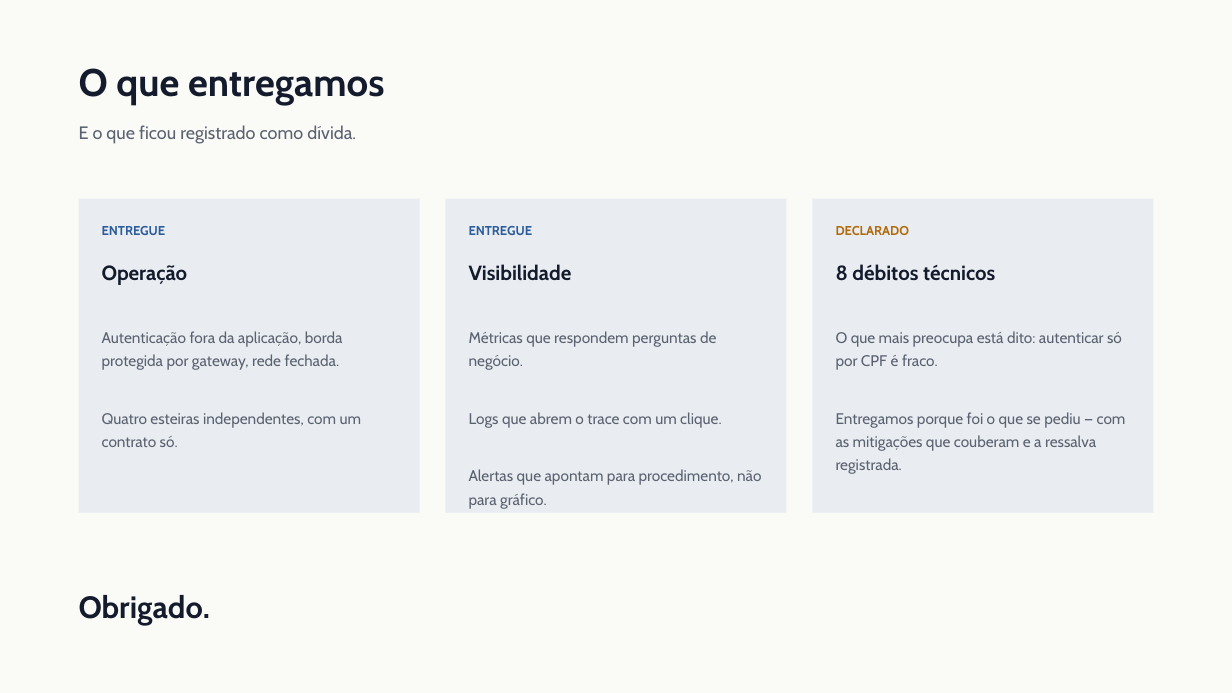
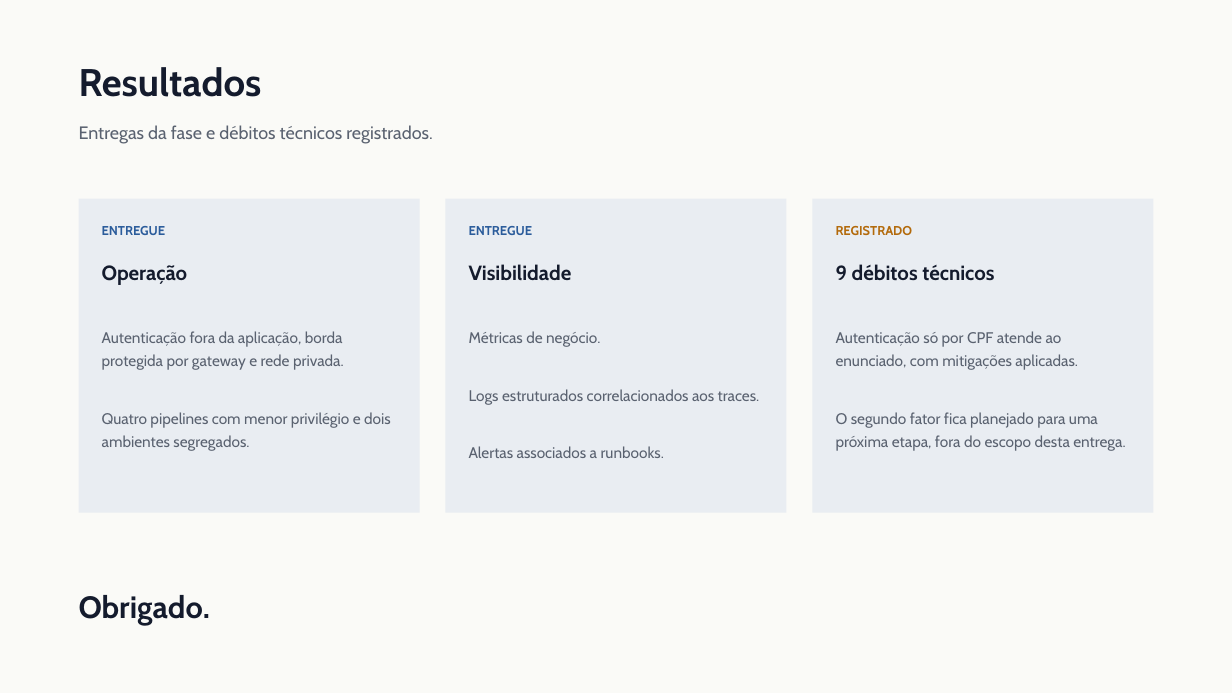
Before and after one commit to Guilherme-Fumagali/tech-challenge-1, a slide deck: slide 14 of docs/tech-challenge-3/apresentacao.pptx. Drawn at 1232x693 pixels with LibreOffice and Linux fonts; fonts in the diff are those of the drawing. Boxes give left, top, right and bottom in pixels: in the first picture for what was removed or moved away, otherwise in the second. Text is boxed around its words. In the diff, an @@ line names an element or a change of style, - is before the commit and + after.

```diff
--- a/docs/tech-challenge-3/apresentacao.pptx
+++ b/docs/tech-challenge-3/apresentacao.pptx
@@ text at (79, 67, 262, 97): text changed @@
-O que entregamos
+Resultados
@@ text at (79, 125, 432, 144): text changed @@
-E o que ficou registrado como dívida.
+Entregas da fase e débitos técnicos registrados.
@@ text at (836, 226, 913, 235): text changed @@
-DECLARADO
+REGISTRADO
@@ text at (836, 264, 994, 281): text changed @@
-8 débitos técnicos
+9 débitos técnicos
@@ text at (102, 331, 391, 451): text changed @@
-Autenticação fora da aplicação, borda protegida por gateway, rede fechada.
-Quatro esteiras independentes, com um contrato só.
+Autenticação fora da aplicação, borda protegida por gateway e rede privada.
+Quatro pipelines com menor privilégio e dois ambientes segregados.
@@ text at (469, 331, 760, 458): text changed @@
-Métricas que respondem perguntas de negócio.
-Logs que abrem o trace com um clique.
-Alertas que apontam para procedimento, não para gráfico.
+Métricas de negócio.
+Logs estruturados correlacionados aos traces.
+Alertas associados a runbooks.
@@ text at (836, 331, 1125, 451): text changed @@
-O que mais preocupa está dito: autenticar só por CPF é fraco.
-Entregamos porque foi o que se pediu — com as mitigações que couberam e a ressalva registrada.
+Autenticação só por CPF atende ao enunciado, com mitigações aplicadas.
+O segundo fator fica planejado para uma próxima etapa, fora do escopo desta entrega.
```
Also in this commit, not shown: 13 other slides changed, 1 other file.
